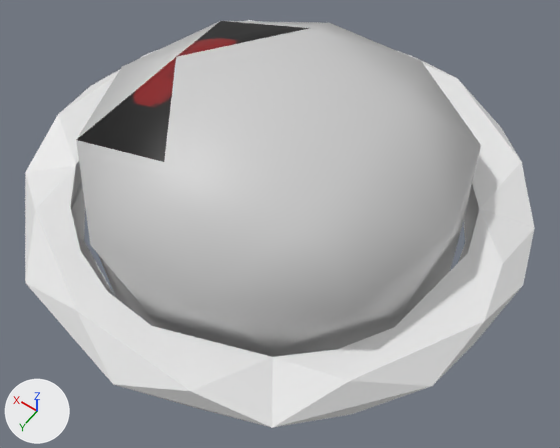
One commit to the Blender file TFG/Assets/Models/Players/robot2blend.blend: the scene before it, then after it.
Before and after are seen from a 50 mm lens placed at (-0.546, 0.749, 1.074), pointed at (-0.054, 0.06, -0.008). Lighting does not change. The marker at lower left points along +X, +Y and +Z.

In view in the first picture: 'Anillo', 'Cuerpo'.
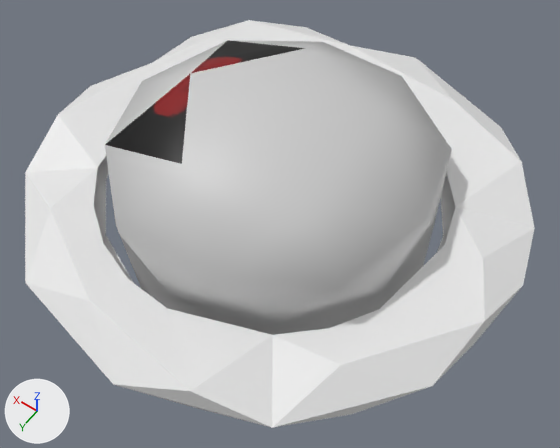
What differs and where, as boxes [x1, y1, x2, y2] in the pictures (560 x 448 px; the box of a moved part takes in the faces that stretch with it):
'Cuerpo', mesh rescaled (14% narrower, 12% shorter)
    before: [76, 21, 481, 357]
    after: [105, 40, 452, 335]
part 2 of me_torus_002, moved or reshaped
    both: [25, 20, 534, 427]

Diff of the bpy script that builds the scene:
```diff
--- a/TFG/Assets/Models/Players/robot2blend.blend.py
+++ b/TFG/Assets/Models/Players/robot2blend.blend.py
@@ me_icosphere @@
 me_icosphere.from_pydata(...)  # 36 vertices, 60 faces; spans x -0.354..0.354, y -0.339..0.339, z -0.123..0.234
 # used by ob_cuerpo; location = (0.0, 0.0, 0.0)
+# me_icosphere part 1: the whole mesh is scaled about its middle by 0.862, then moved by (0.0, 0.0, -0.003)
 me_icosphere.materials.append(mat_untitled)
@@ me_torus_002 @@
 me_torus_002.from_pydata(...)  # 97 vertices, 69 faces; spans x -0.459..0.463, y -0.462..0.462, z -0.036..0.036
 # used by ob_anillo; parent = ob_cuerpo; location = (0.0, 0.0, 0.0)
+# me_torus_002 part 2: 48 of 97 vertices moved; they spanned x -0.417..0.405, y -0.415..0.412, z -0.01..0.036 and now span x -0.386..0.378, y -0.378..0.387, z -0.008..0.036; mean shift (0.0, 0.001, 0.0); largest move (-0.147, -0.415, 0.036) -> (-0.168, -0.356, 0.036)
```
